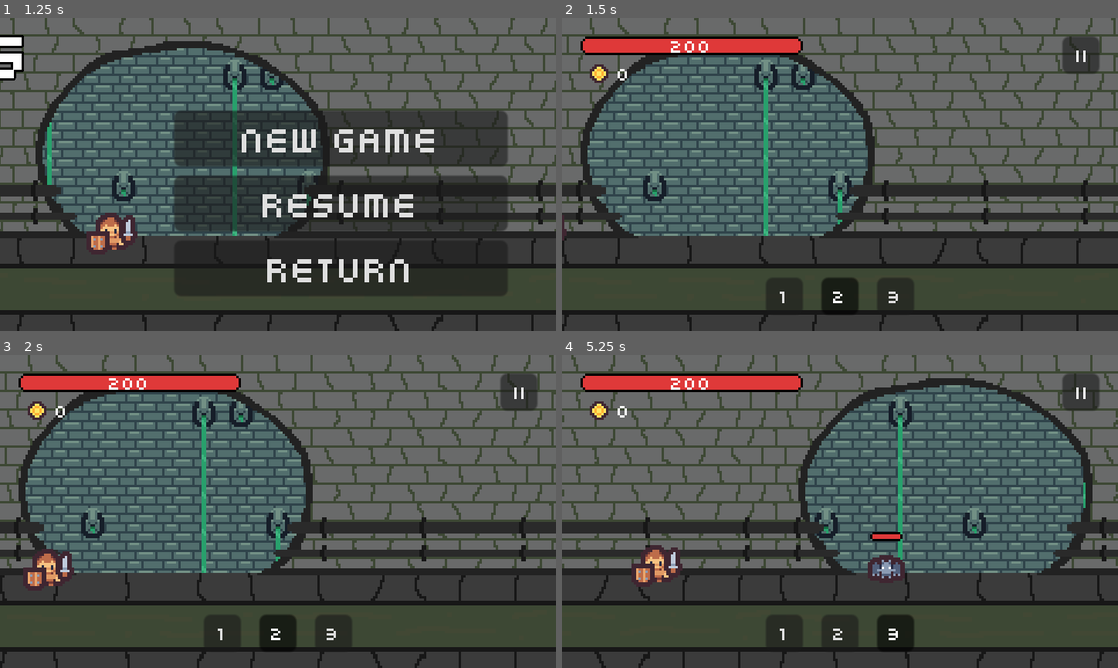
Above: before the commit, frames 1-4 (two rows, left to right).
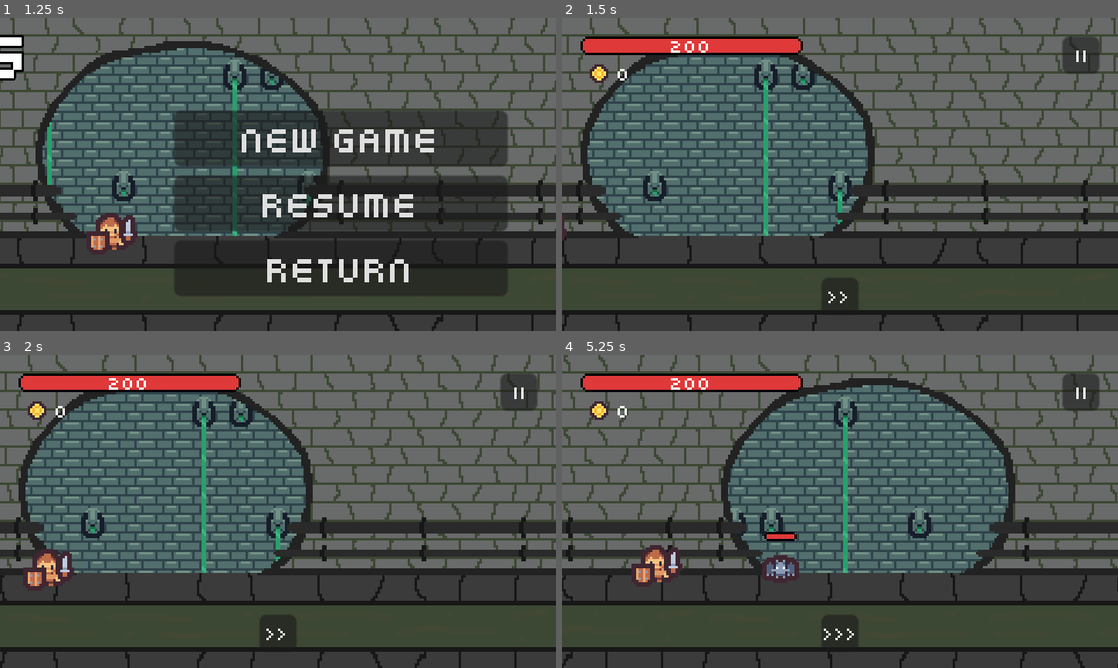
Above: after the commit, the same moments.

Repository: antronomo/RunningHalls
Game: Godot game, scene res://UIs/MenuScene.tscn
Same seed, same stepped clock (60 frames per second), same inputs: the game is played once before the commit and once after it. Sound files missing from this copy of the repository are replaced by a short silence.
Inputs (mouse positions are in pixels of both pictures, inside the frame that each line leads up to):
- Up to frame 1 (1.25 s): click "START" at 0.5 s
- Up to frame 2 (1.5 s): click "NEW GAME" at 1.25 s
- Up to frame 3 (2 s): no input
- Up to frame 4 (5.25 s): click (784, 633) at 2 s, where only the run before the commit has a clickable "1"; click (840, 633) at 2.75 s, where only the run after the commit has a clickable ">>"; click (840, 633) at 3.5 s, where only the run after the commit has a clickable ">>>"; click (840, 633) at 4.25 s, where only the run before the commit has a clickable "2"; click (895, 633) at 5 s, where only the run before the commit has a clickable "3"

Frame 1 is identical in both runs. In frame 2, 1.3% of the frame differs, in the area x 36-64%, y 83-94%; in frame 3, 1.3%; in frame 4, 27%, in the area x 0-100%, y 0-100%.
Error after the commit: Invalid assignment on read-only value (on base: 'Dictionary'). (res://Scripts/OptionsMenu.gd:67)

Commit message:
Cambio de marchas 2
Este pequeño update he cambiado el cambio de marchas para cambiar la velocidad en la que el jugador se mueve.

-ahora es un solo botón que rota entre 3 velocidades.
-en GLOBALS.gd se ha corregido un error en detectar archivos de guardado haciendo que borrara todo cada que iniciabas el juego.
-se ha cambiado el diccionario que guarda el progreso de logros y joyas (no implementado aún).
-dragón retirado de la lista de invocables porque no termina el juego como debe, así que vuelve la mano.
-en opciones > extras, he cambiado el nombre de las clases, es irrelevante, pero me parecía mas correcto.
-cambio de versión en CurrentGame.gd

Diff:
--- a/Auto/CurrentGame.gd
+++ b/Auto/CurrentGame.gd
@@ -2,7 +2,7 @@
 
 
 const GAMEPATHFILE : String = "user://SAVEFILE.save"
-const CURRENTVERSION : String = "0.26.1"
+const CURRENTVERSION : String = "0.26.2"
 const DEFAULTGAMEDATA : Dictionary = {
 	"game_info" : {
 		"game_version" : CURRENTVERSION,
--- a/Auto/GLOBALS.gd
+++ b/Auto/GLOBALS.gd
@@ -11,8 +11,8 @@
 	current_game = CurrentGame.load_game()
 	config_data = Config.load_conf_data()
 
-	if !current_game.has("game_version") or \
-		current_game.game_info.current_version != CurrentGame.game_info.DEFAULTGAMEDATA.current_version:
+	if !current_game.game_info.has("game_version") or \
+		current_game.game_info.game_version != CurrentGame.CURRENTVERSION:
 		print("save file and game version are different, to avoid problems, will be resetted")
 		CurrentGame.new_game()
 		Config.to_default_data()
--- a/Auto/Progress.gd
+++ b/Auto/Progress.gd
@@ -1,41 +1,40 @@
 extends Node
 
 
-const ARCHIVEMENTSPATH : String = "user://ARCHIVEMENTSFILE.save"
-const ARCHIVEMENTLIST : Dictionary = {
-	"trago bajo la lluvia" : false,
-	"Final verdadero" : false,
-
-}
-
-const JEWELLYPATH : String = "user://JEWELLYFILE.save"
-const JEWELLYLIST : Dictionary = {
-	"Crystal Heart" : true,
-	"Mana Stone" : true,
-	"Spiky Gloves" : true
+const ARCHIVEMENTSPATH : String = "user://PROGRESSFILE.save"
+const PROGRESSLIST : Dictionary = {
+	"ArchivementList" : {
+		"trago bajo la lluvia" : false,
+		"Final verdadero" : false,
+	},
+	"JewelList" : {
+		"Crystal Heart" : true,
+		"Mana Stone" : true,
+		"Spiky Gloves" : true,
+	},
 }
 
 
 func new_jewelly() -> Dictionary:
-	print("new game")
-	save_jewelly_data(JEWELLYLIST)
-	return JEWELLYLIST
+	print("new progress")
+	save_jewelly_data(PROGRESSLIST)
+	return PROGRESSLIST
 
 
 func save_jewelly_data(game_data : Dictionary) -> void:
-	var save_file : FileAccess = FileAccess.open(JEWELLYPATH, FileAccess.WRITE)
+	var save_file : FileAccess = FileAccess.open(ARCHIVEMENTSPATH, FileAccess.WRITE)
 	save_file.store_var(game_data)
 	save_file.close()
 
 
 func load_jewelly() -> Dictionary:
-	if FileAccess.file_exists(JEWELLYPATH):
-		var load_file : FileAccess = FileAccess.open(JEWELLYPATH, FileAccess.READ)
+	if FileAccess.file_exists(ARCHIVEMENTSPATH):
+		var load_file : FileAccess = FileAccess.open(ARCHIVEMENTSPATH, FileAccess.READ)
 		var data : Dictionary = load_file.get_var()
 		load_file.close()
 		return data
 	else:
-		save_jewelly_data(JEWELLYLIST)
+		save_jewelly_data(PROGRESSLIST)
 		return new_jewelly()
 
 
--- a/Enemies/a_hand.tscn
+++ b/Enemies/a_hand.tscn
@@ -88,5 +88,4 @@
 bus = &"VoiceAudio"
 
 [connection signal="animation_finished" from="AnimatedSprite2D" to="." method="_on_sprite_2d_animation_finished"]
-[connection signal="area_entered" from="CoreComponent" to="CoreComponent" method="_on_CoreComponent_area_entered"]
 [connection signal="finished" from="AudioStreamPlayer" to="." method="_on_audio_stream_player_finished"]
--- a/Level/Level0.tscn
+++ b/Level/Level0.tscn
@@ -195,9 +195,7 @@
 offset_bottom = -192.0
 
 [connection signal="pressed" from="GUI/PauseButton" to="." method="_on_pause_button_pressed"]
-[connection signal="pressed" from="GUI/SpeedControllerContainer/SpeedButton1" to="." method="_on_speed_button_1_pressed"]
-[connection signal="pressed" from="GUI/SpeedControllerContainer/SpeedButton2" to="." method="_on_speed_button_2_pressed"]
-[connection signal="pressed" from="GUI/SpeedControllerContainer/SpeedButton3" to="." method="_on_speed_button_3_pressed"]
+[connection signal="pressed" from="GUI/SpeedControllerContainer/SpeedButton" to="." method="_on_speed_button_pressed"]
 [connection signal="enemy_died" from="EnemySpawner" to="." method="_on_EnemySpawner_enemy_died"]
 [connection signal="generate_loot" from="EnemySpawner" to="." method="_on_EnemySpawner_generate_loot"]
 [connection signal="hand_defeated" from="EnemySpawner" to="." method="_on_enemy_spawner_hand_defeated"]
--- a/Scripts/Dragon.gd
+++ b/Scripts/Dragon.gd
@@ -1 +1,19 @@
 extends Enemy
+
+
+signal hand_died
+signal hand_deleted
+
+
+func _ready() -> void:
+	super()
+	connect("hand_died", Callable(get_node("../"), "_on_hand_died"))
+	connect("hand_deleted", Callable(get_node("/root/Level0"), "_on_hand_deleted"))
+
+
+func hecking_die() -> void:
+	emit_signal("hand_died")
+	await get_tree().create_timer(1).timeout
+	emit_signal("hand_deleted")
+	await get_tree().create_timer(0.1).timeout
+	queue_free()
--- a/Scripts/GUI.gd
+++ b/Scripts/GUI.gd
@@ -5,30 +5,13 @@
 @onready var health_label : Label = $HealthBarContainer/Label
 @onready var coin_label : Label = $CurrencyContainer/Label
 @onready var pause_button : Button = $PauseButton
-
-# SpeedButtons
-@onready var speed_button_1 : Button = $SpeedControllerContainer/SpeedButton1
-@onready var speed_button_2 : Button = $SpeedControllerContainer/SpeedButton2
-@onready var speed_button_3 : Button = $SpeedControllerContainer/SpeedButton3
+@onready var speed_button : Button = $SpeedControllerContainer/SpeedButton
+@onready var speed_button_label : Label = $SpeedControllerContainer/SpeedButton/Label
 
 
 func _ready() -> void:
 	coin_label.text = str(0)
 	health_label.text = str(0)
-
-	update_speed_buttons_focus()
-
-
-func update_speed_buttons_focus() -> void:
-	match Globals.config_data.time_speed:
-		0:
-			speed_button_1.button_pressed = true
-		1:
-			speed_button_2.button_pressed = true
-		2:
-			speed_button_3.button_pressed = true
-		_:
-			push_warning("cannot set button pressed")
 
 
 func first_call(max_player_health : int) -> void:
@@ -38,7 +21,11 @@
 	health_label.text = str(max_player_health)
 
 
-func update_helath_bar(new_player_health : int) -> void :
+	var number : int  = Globals.config_data.time_speed -1 if not Globals.config_data.time_speed == 0 else 2
+	_on_speed_button_pressed(number) # Por algún motivo en el primer llamado falla
+
+
+func update_helath_bar(new_player_health : int) -> void:
 	health_bar.value = new_player_health
 	health_label.text = str(new_player_health)
 
@@ -51,22 +38,17 @@
 	pause_button.release_focus()
 
 
-func _on_speed_button_1_pressed() -> void:
-	speed_button_1.release_focus()
-	speed_button_1.button_pressed = true
-	speed_button_2.button_pressed = false
-	speed_button_3.button_pressed = false
+func _on_speed_button_pressed(number : int = Globals.config_data.time_speed) -> void:
+	speed_button.release_focus()
+	match number:
+		0:
+			speed_button_label.text = ">>"
 
+		1:
+			speed_button_label.text = ">>>"
 
-func _on_speed_button_2_pressed() -> void:
-	speed_button_2.release_focus()
-	speed_button_1.button_pressed = false
-	speed_button_2.button_pressed = true
-	speed_button_3.button_pressed = false
+		2:
+			speed_button_label.text = ">"
 
-
-func _on_speed_button_3_pressed() -> void:
-	speed_button_3.release_focus()
-	speed_button_1.button_pressed = false
-	speed_button_2.button_pressed = false
-	speed_button_3.button_pressed = true
+		_:
+			push_warning("Error at changing speed label text")
--- a/Scripts/Level0.gd
+++ b/Scripts/Level0.gd
@@ -119,6 +119,7 @@
 
 # FUNCIONES con EnemySpawner--------------------------------------------
 func _on_EnemySpawner_generate_loot(loot_position : Vector2) -> void:
+	@warning_ignore("integer_division") # <- Generado por el propio motor
 	var loot_quantity : int = current_wave + int(randi() % current_wave + (current_wave / 2))
 	loot_manager.generate_loot(loot_position, loot_quantity)
 	current_gold = current_gold + loot_quantity
@@ -168,22 +169,22 @@
 
 
 # Speed Buttnos, su propósito es ajustar la velocidad en la que transcurre el juego
-func _on_speed_button_1_pressed() -> void:
-	Globals.set_config_data("time_speed", 0)
-	cambio_de_marcha(0)
+func _on_speed_button_pressed(number : int = Globals.config_data.time_speed) -> void:
+	match number:
+		0:
+			Globals.set_config_data("time_speed", 1)
+			ground_speed = gearbox[1]
 
+		1:
+			Globals.set_config_data("time_speed", 2)
+			ground_speed = gearbox[2]
 
-func _on_speed_button_2_pressed() -> void:
-	Globals.set_config_data("time_speed", 1)
-	cambio_de_marcha(1)
+		2:
+			Globals.set_config_data("time_speed", 0)
+			ground_speed = gearbox[0]
 
+		_:
+			push_warning("Error at changing speed")
 
-func _on_speed_button_3_pressed() -> void:
-	Globals.set_config_data("time_speed", 2)
-	cambio_de_marcha(2)
-
-
-func cambio_de_marcha(number : int) -> void:
-	ground_speed = gearbox[number]
 	physic_ground.constant_linear_velocity.x = ground_speed
 	setterparallaxGround.get_child(0).set_paraspeed(ground_speed)
--- a/Scripts/WaveGenerator.gd
+++ b/Scripts/WaveGenerator.gd
@@ -21,7 +21,8 @@
 	[bat, dark_wizard, vampire]
 ]
 
-const bossesList : Array = [a_hand,]
+# No invocar el dragón, no está bien iplementado
+const bossesList : Array = [a_hand, dragon]
 
 
 @onready var enemy_group_size : int = enemyGroupsList.size()
@@ -53,4 +54,4 @@
 
 
 func get_boss() -> Array:
-	return [[dragon]]
+	return [[a_hand]]
--- a/UIs/GUI.tscn
+++ b/UIs/GUI.tscn
@@ -88,45 +88,27 @@
 [node name="SpeedControllerContainer" type="Control" parent="."]
 layout_mode = 3
 anchors_preset = 0
-offset_left = 80.0
+offset_left = 112.0
 offset_top = 112.0
-offset_right = 160.0
+offset_right = 128.0
 offset_bottom = 128.0
 
-[node name="SpeedButton1" type="Button" parent="SpeedControllerContainer"]
+[node name="SpeedButton" type="Button" parent="SpeedControllerContainer"]
 layout_mode = 2
-offset_left = 8.0
-offset_right = 24.0
+offset_right = 16.0
+offset_bottom = 16.0
+theme_override_font_sizes/font_size = 8
+action_mode = 0
+
+[node name="Label" type="Label" parent="SpeedControllerContainer/SpeedButton"]
+layout_mode = 0
+offset_right = 16.0
 offset_bottom = 16.0
 theme_override_fonts/font = ExtResource("5_n8prc")
 theme_override_font_sizes/font_size = 8
-toggle_mode = true
-action_mode = 0
-text = "1"
-
-[node name="SpeedButton2" type="Button" parent="SpeedControllerContainer"]
-layout_mode = 2
-offset_left = 32.0
-offset_right = 48.0
-offset_bottom = 16.0
-theme_override_fonts/font = ExtResource("5_n8prc")
-theme_override_font_sizes/font_size = 8
-toggle_mode = true
-action_mode = 0
-text = "2"
-
-[node name="SpeedButton3" type="Button" parent="SpeedControllerContainer"]
-layout_mode = 2
-offset_left = 56.0
-offset_right = 72.0
-offset_bottom = 16.0
-theme_override_fonts/font = ExtResource("5_n8prc")
-theme_override_font_sizes/font_size = 8
-toggle_mode = true
-action_mode = 0
-text = "3"
+text = ">"
+horizontal_alignment = 1
+vertical_alignment = 1
 
 [connection signal="pressed" from="PauseButton" to="." method="_on_pause_button_pressed"]
-[connection signal="pressed" from="SpeedControllerContainer/SpeedButton1" to="." method="_on_speed_button_1_pressed"]
-[connection signal="pressed" from="SpeedControllerContainer/SpeedButton2" to="." method="_on_speed_button_2_pressed"]
-[connection signal="pressed" from="SpeedControllerContainer/SpeedButton3" to="." method="_on_speed_button_3_pressed"]
+[connection signal="pressed" from="SpeedControllerContainer/SpeedButton" to="." method="_on_speed_button_pressed"]
--- a/UIs/OptionsMenu.tscn
+++ b/UIs/OptionsMenu.tscn
@@ -199,11 +199,11 @@
 offset_bottom = 96.0
 theme_override_fonts/font = ExtResource("4_2r7kk")
 theme_override_font_sizes/font_size = 8
-text = "warrior
+text = "knight
 
 mage
 
-barbarian
+warrior
 
 archer"
 horizontal_alignment = 1
